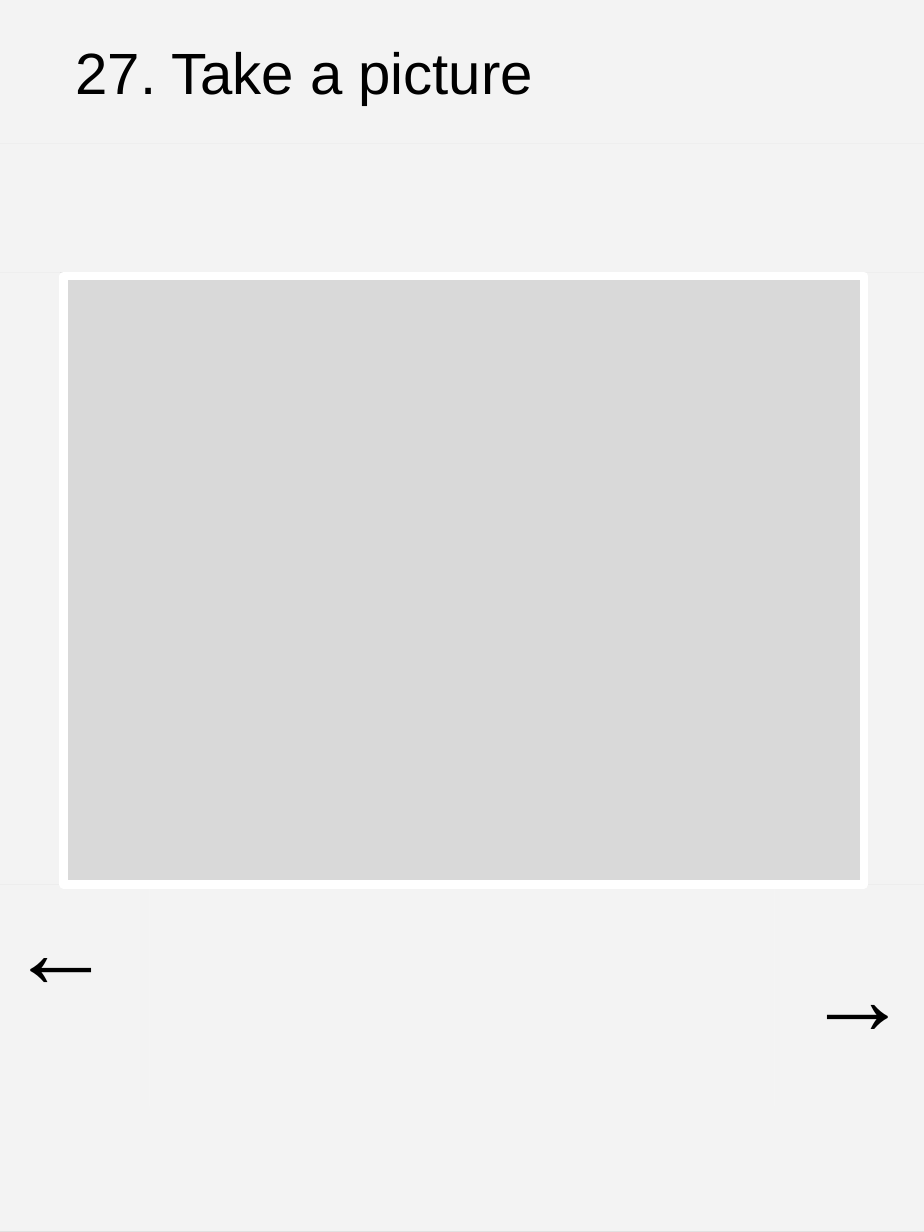
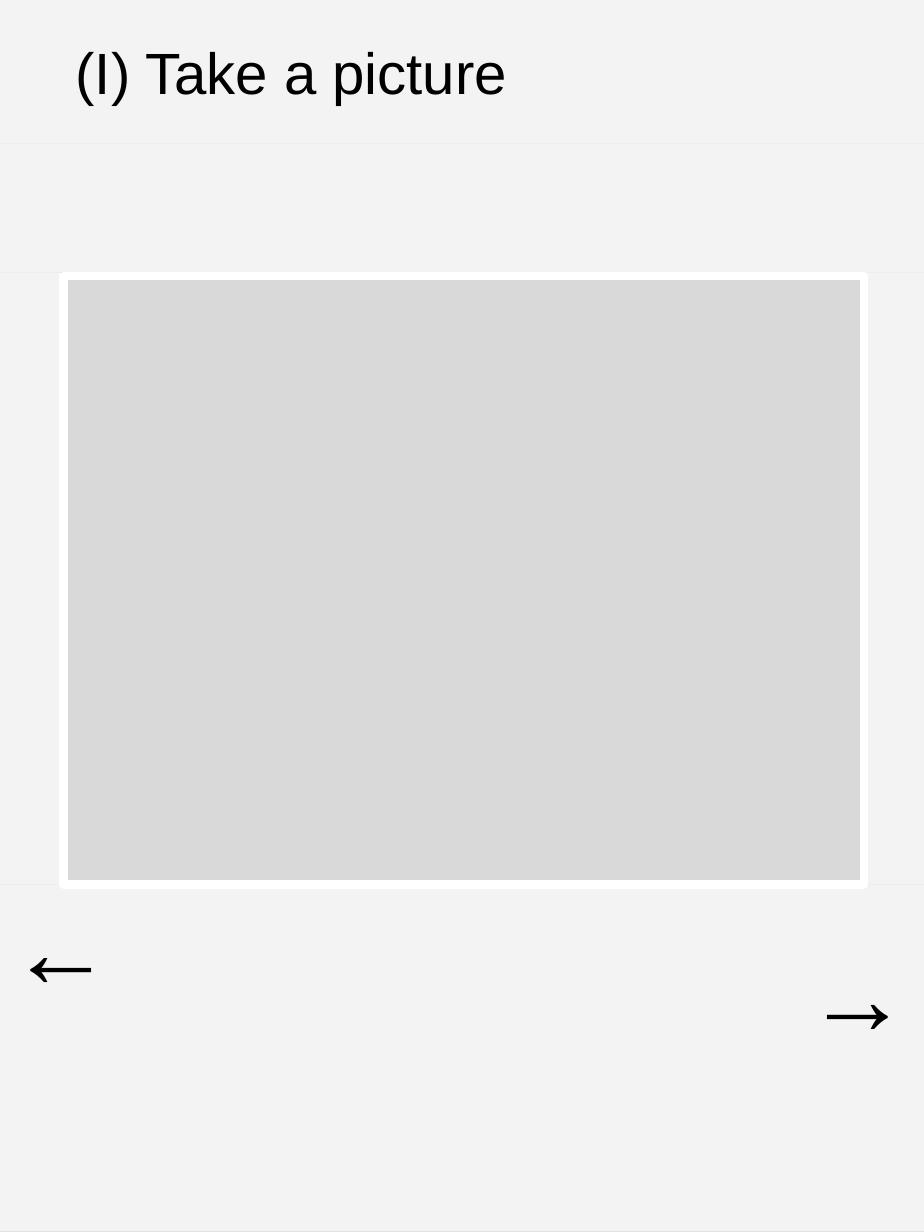
Before and after one commit to yobitechnologies/C3, a slide deck: slide 28 of Concept.pptx. Drawn at 924x1232 pixels with LibreOffice and Linux fonts; fonts in the diff are those of the drawing; background and template pictures are left out. Boxes give left, top, right and bottom in pixels: in the first picture for what was removed or moved away, otherwise in the second. Text is boxed around its words. In the diff, an @@ line names an element or a change of style, - is before the commit and + after.

```diff
--- a/Concept.pptx
+++ b/Concept.pptx
@@ text at bbox=[76, 52, 507, 105]: text changed @@
-27. Take a picture
+(I) Take a picture
```
Also in this commit, not shown: 13 other slides changed, 15 other files.
